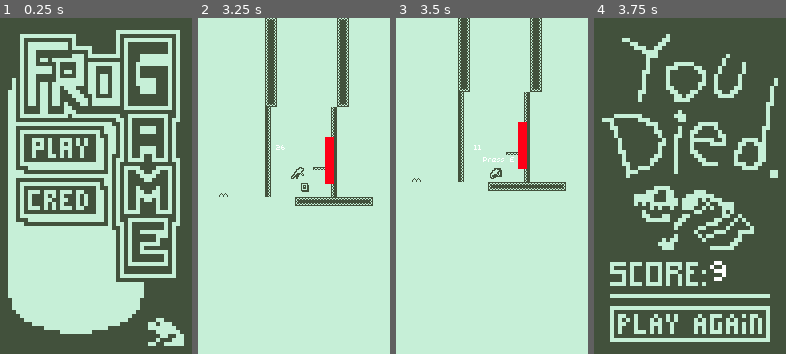
Above: before the commit, frames 1-4 (left to right).
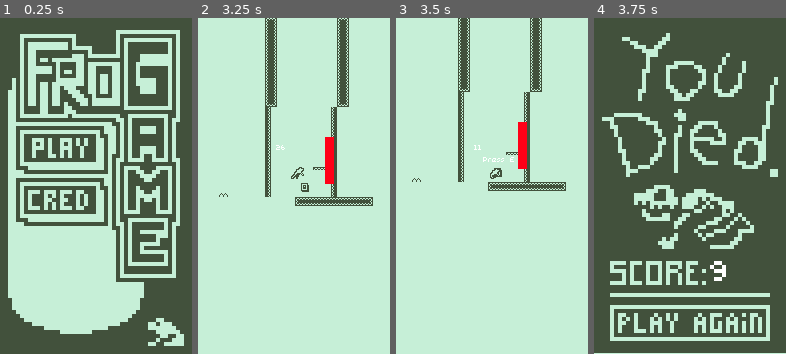
Above: after the commit, the same moments.

Repository: atomic-frogs/FroGame
Game: Godot game, scene res://Scenes/Menu.tscn
Same seed, same stepped clock (60 frames per second), same inputs: the game is played once before the commit and once after it.
Inputs (mouse positions are in pixels of both pictures, inside the frame that each line leads up to):
- Up to frame 1 (0.25 s): no input
- Up to frame 2 (3.25 s): click (261, 132) at 0.5 s; tap Enter at 1.25 s; move the mouse to (336, 169) at 1.27 s; hold D (right) 1.28-2 s; click (336, 169) at 1.35 s; tap Space (jump) at 1.52, 2.75, 3.02 s; click (299, 343) at 2 s; move the mouse to (255, 202) at 2.77 s; hold D (right) from 2.78 s (still down); tap E (onoff) at 2.85 s
- Up to frame 3 (3.5 s): keep holding D (right)
- Up to frame 4 (3.75 s): tap E (onoff) at 3.5 s; move the mouse to (709, 112) at 3.52 s; release D (right) at 3.53 s; hold A (left) from 3.53 s (still down); click (709, 112) at 3.6 s

Frames 1-3 are identical in both runs. In frame 4, 5.0% of the frame differs, in the area x 0-100%, y 4-100%.

Commit message:
Update End Game.tscn

Diff:
--- a/Scenes/End Game.tscn
+++ b/Scenes/End Game.tscn
@@ -43,6 +43,7 @@
 }
 
 [node name="Youdied1" type="Sprite" parent="."]
+position = Vector2( 0, -0.374577 )
 texture = ExtResource( 17 )
 centered = false
 
